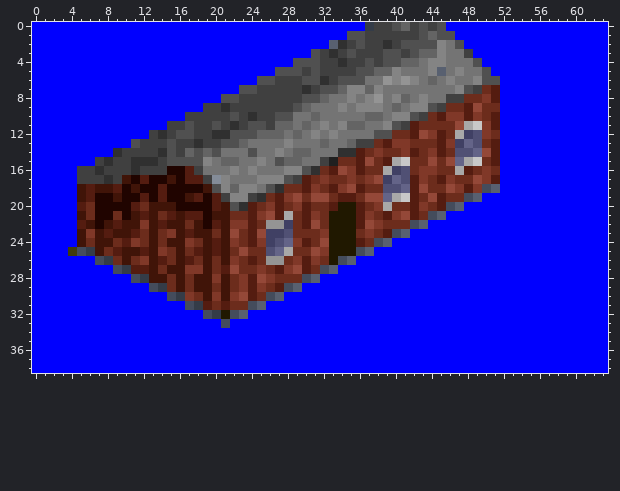
Two versions of one pixel-art sprite, gfx/small-airport.png. This is how it looked before the edit.
The file is 64x39 pixels.
The same view after the edit:
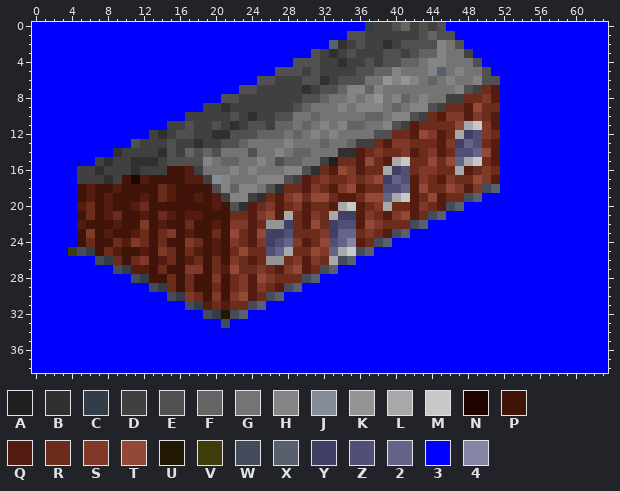
Palette (. is transparent): A #202020  B #303030  C #343c48  D #404040  E #505050  F #646464  G #747474  H #848484  J #848c98  K #949494  L #a8a8a8  M #c8c8c8  N #200400  P #401408  Q #541c10  R #6c2c1c  S #803828  T #944838  U #201800  V #403c0c  W #444c5c  X #586070  Y #404064  Z #505074  2 #646488  3 #0000ff  4 #8484a4
What changed:
{"y":16,"x":15,"old":"NN","new":"PP"}
{"y":17,"x":13,"old":"NN","new":"PP"}
{"y":17,"x":16,"old":"N","new":"P"}
{"y":18,"x":10,"old":"N","new":"P"}
{"y":18,"x":12,"old":"NNQNNNN","new":"PPRQPPP"}
{"y":19,"x":7,"old":"NN","new":"PQ"}
{"y":19,"x":10,"old":"NN","new":"PP"}
{"y":19,"x":13,"old":"NQNN","new":"PRQP"}
{"y":19,"x":19,"old":"N","new":"P"}
{"y":20,"x":7,"old":"NNNN","new":"PQPP"}
{"y":20,"x":16,"old":"NNNN","new":"PPPP"}
{"y":20,"x":34,"old":"UU","new":"LM"}
{"y":21,"x":7,"old":"NN","new":"PQ"}
{"y":21,"x":10,"old":"N","new":"P"}
{"y":21,"x":19,"old":"N","new":"P"}
{"y":21,"x":33,"old":"UUU","new":"LYY"}
{"y":22,"x":7,"old":"N","new":"P"}
{"y":22,"x":19,"old":"N","new":"P"}
{"y":22,"x":33,"old":"UUU","new":"YZZ"}
{"y":23,"x":33,"old":"UUU","new":"Y22"}
{"y":24,"x":33,"old":"UUU","new":"Z24"}
{"y":25,"x":33,"old":"UUU","new":"2LM"}
{"y":26,"x":33,"old":"U","new":"L"}
{"label":"changed","picture_box":[95,166,212,229]}
{"label":"changed","picture_box":[329,202,356,265]}
